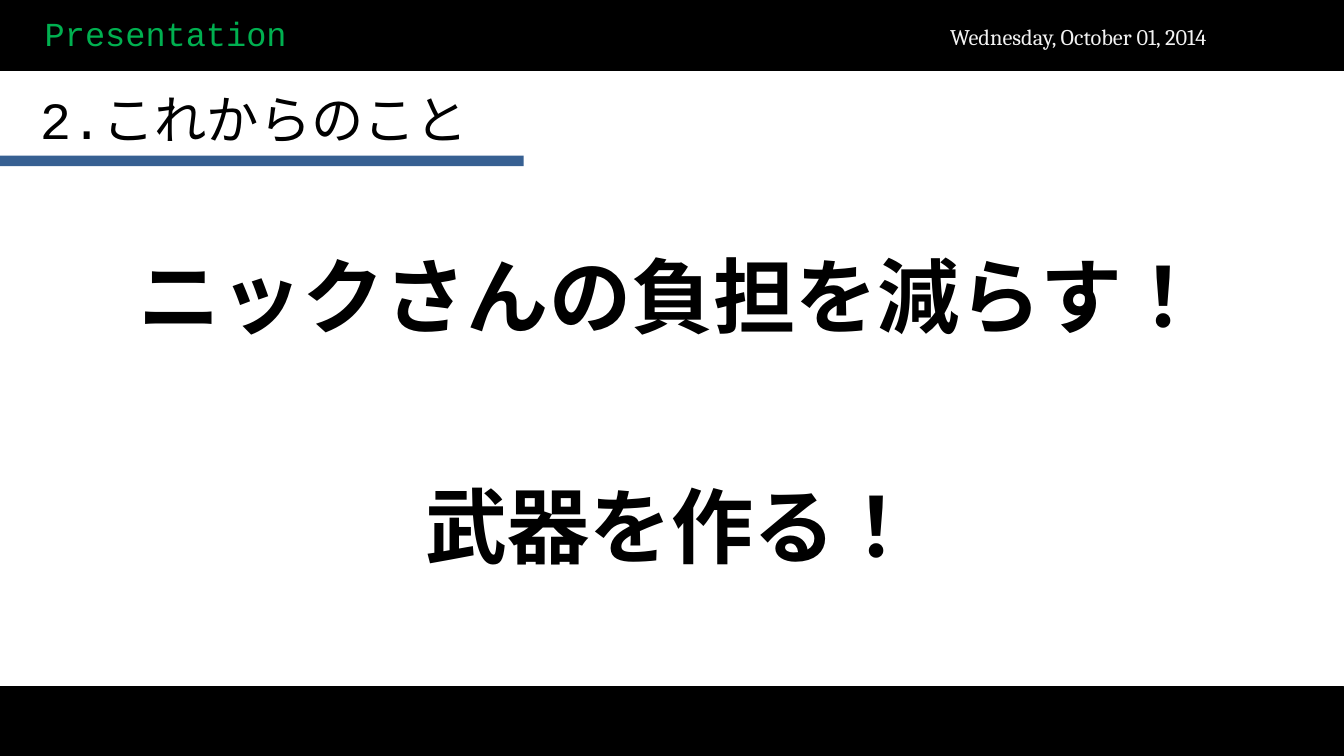
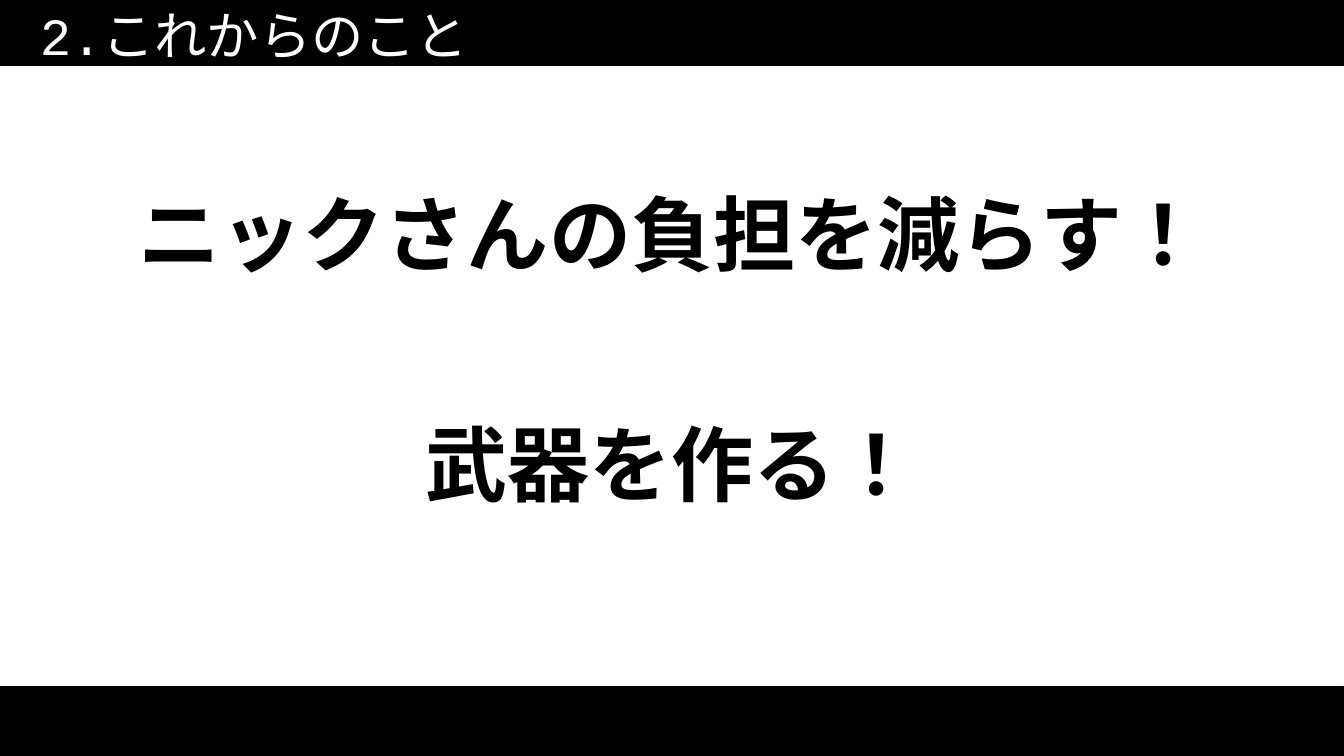
Before and after one commit to scarecrow173/Test, a slide deck: slide 20 of 試用期間終了.pptx (slide 18 before the commit). Drawn at 1344x756 pixels with LibreOffice and Linux fonts; fonts in the diff are those of the drawing; background and template pictures are left out. Boxes give left, top, right and bottom in pixels: in the first picture for what was removed or moved away, otherwise in the second. Text is boxed around its words. In the diff, an @@ line names an element or a change of style, - is before the commit and + after.

```diff
--- a/試用期間終了.pptx
+++ b/試用期間終了.pptx
@@ rectangle: place and size @@
-rectangle at (0,1,1344,69)
+rectangle at (0,0,1344,65)
@@ text "2.これからのこと": place and size @@
-text "2.これからのこと" at (40,101,468,141)
+text "2.これからのこと" at (40,17,468,70)
@@ text "2.これからのこと" at (40,17,468,70): text colour #000000 to #FFFFFF @@
@@ text removed at (45,21,287,47) @@
-Presentation
@@ text removed at (950,29,1206,50) @@
-Wednesday, October 01, 2014
@@ rectangle removed at (0,156,524,167) @@
@@ text "ニックさんの負担を減らす！": place and size @@
-text "ニックさんの負担を減らす！" at (138,257,1204,565)
+text "ニックさんの負担を減らす！" at (138,195,1204,503)
```
Also in this commit, not shown: 20 other slides changed, 2 slides added, 11 other files.
